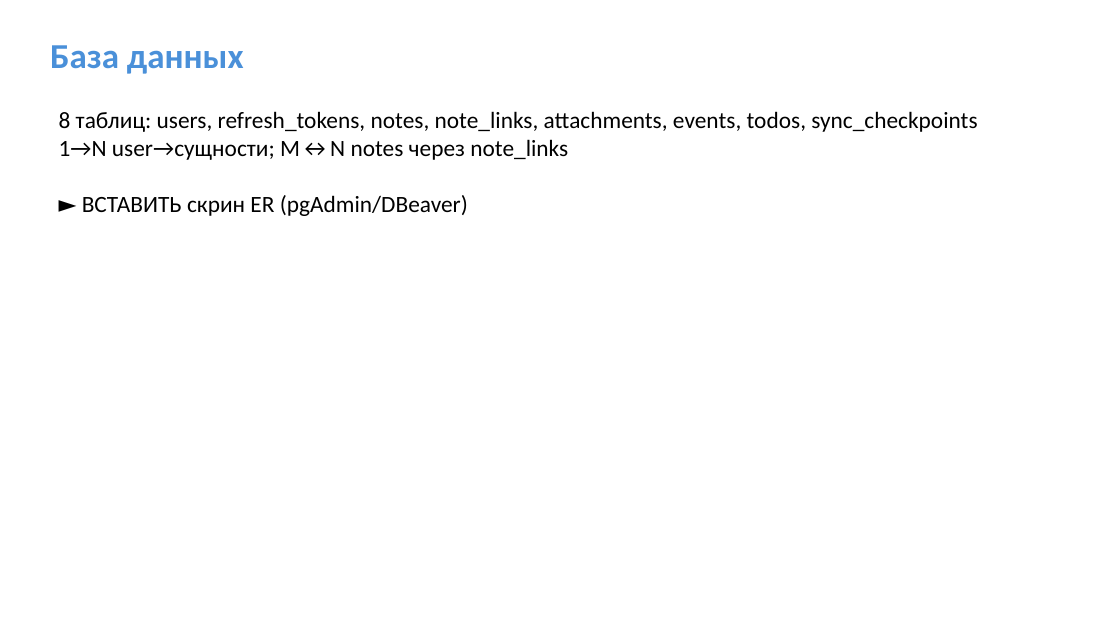
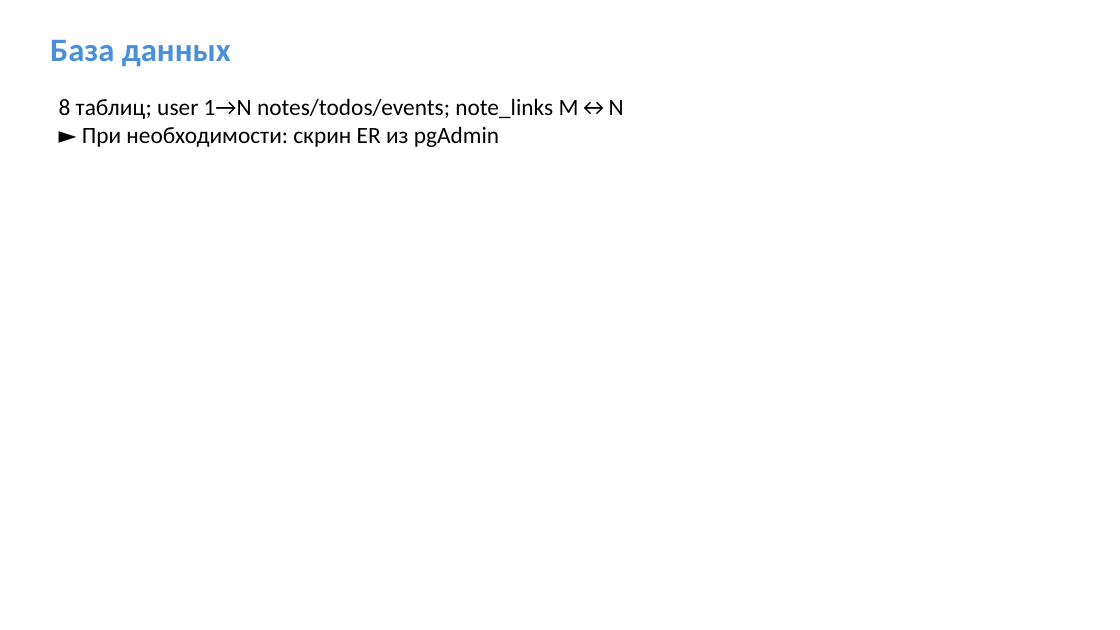
Before and after one commit to Sergei0319/ticktick-diplom, a slide deck: slide 4 of presentation/Презентация_TickTick_диплом.pptx. Drawn at 1120x630 pixels with LibreOffice and Linux fonts; fonts in the diff are those of the drawing. Boxes give left, top, right and bottom in pixels: in the first picture for what was removed or moved away, otherwise in the second. Text is boxed around its words. In the diff, an @@ line names an element or a change of style, - is before the commit and + after.

```diff
--- a/presentation/Презентация_TickTick_диплом.pptx
+++ b/presentation/Презентация_TickTick_диплом.pptx
@@ text "База данных" at (50,40,231,67): size 30 to 28 pt @@
@@ text at (59,98,624,147): text changed @@
-8 таблиц: users, refresh_tokens, notes, note_links, attachments, events, todos, sync_checkpoints
-1→N user→сущности; M↔N notes через note_links
-► ВСТАВИТЬ скрин ER (pgAdmin/DBeaver)
+8 таблиц; user 1→N notes/todos/events; note_links M↔N
+► При необходимости: скрин ER из pgAdmin
```
Also in this commit, not shown: 6 other slides changed, 3 slides added, 3 slides removed, 1 other file.
